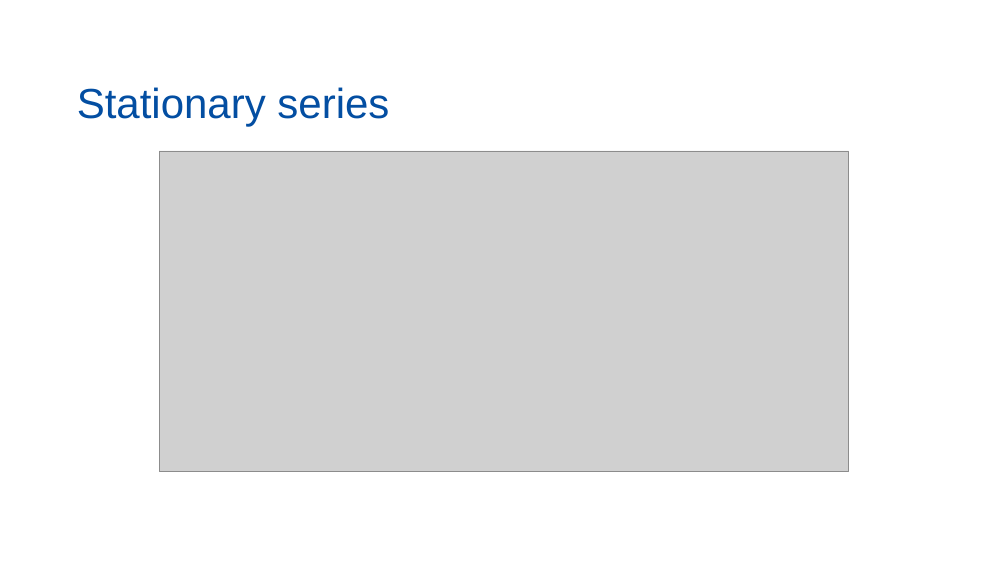
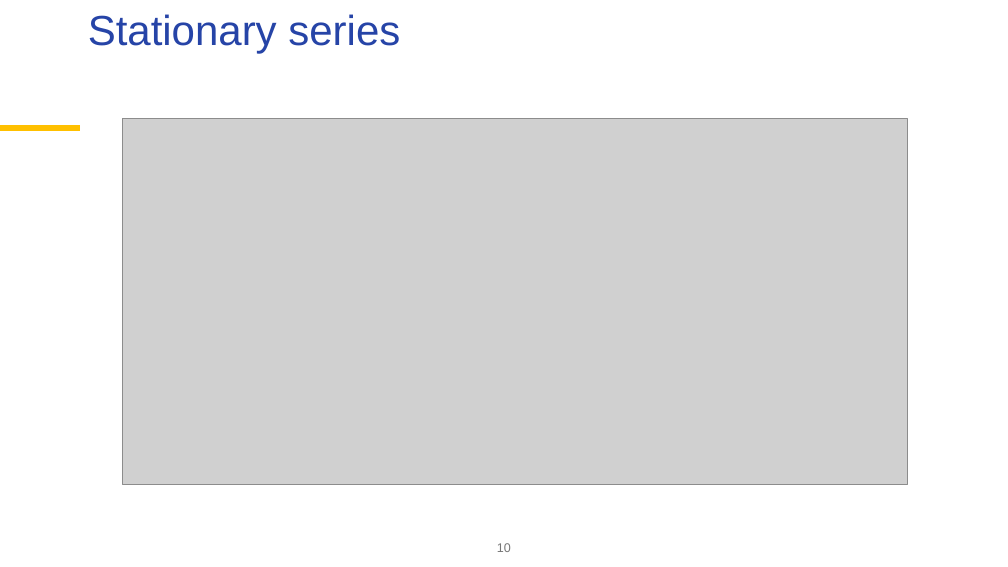
Before and after one commit to palatej/ESTP2026, a slide deck: slide 10 of 1.5 Time series.pptx. Drawn at 1008x567 pixels with LibreOffice and Linux fonts; fonts in the diff are those of the drawing; grey boxes stand for pictures; background and template pictures are left out. Boxes give left, top, right and bottom in pixels: in the first picture for what was removed or moved away, otherwise in the second. Text is boxed around its words. In the diff, an @@ line names an element or a change of style, - is before the commit and + after.

Commit message:
Time series

```diff
--- a/1.5 Time series.pptx
+++ b/1.5 Time series.pptx
@@ title "Stationary series": place and size @@
-title "Stationary series" at [77,87,389,127]
+title "Stationary series" at [88,14,400,53]
@@ title "Stationary series" at [88,14,400,53]: text colour #034EA2 to #2644A7; vertical alignment bottom to top @@
@@ picture: place and size @@
-picture at [160,151,849,472]
+picture at [123,119,908,484]
@@ line added from (0, 129) to (80, 129), #FFC000 6 pt @@
@@ page number added at [497,543,511,552], 12 pt, text #767676 @@
+10
```
Also in this commit, not shown: 9 other slides changed, 1 slide removed, 7 other files.
